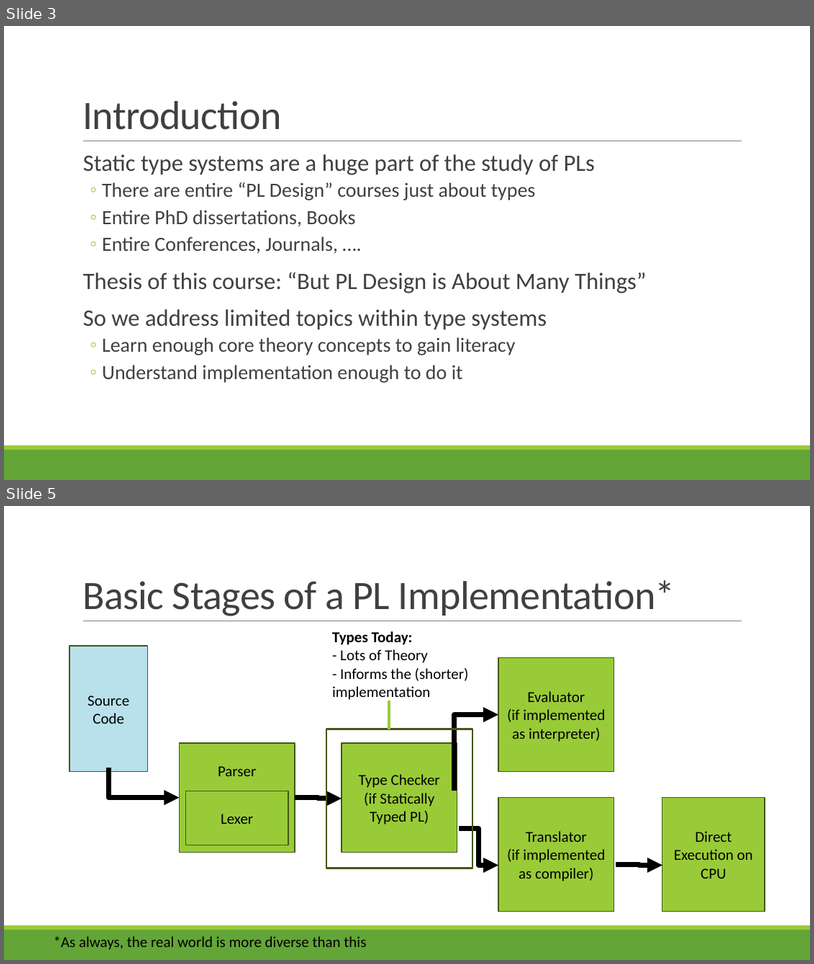
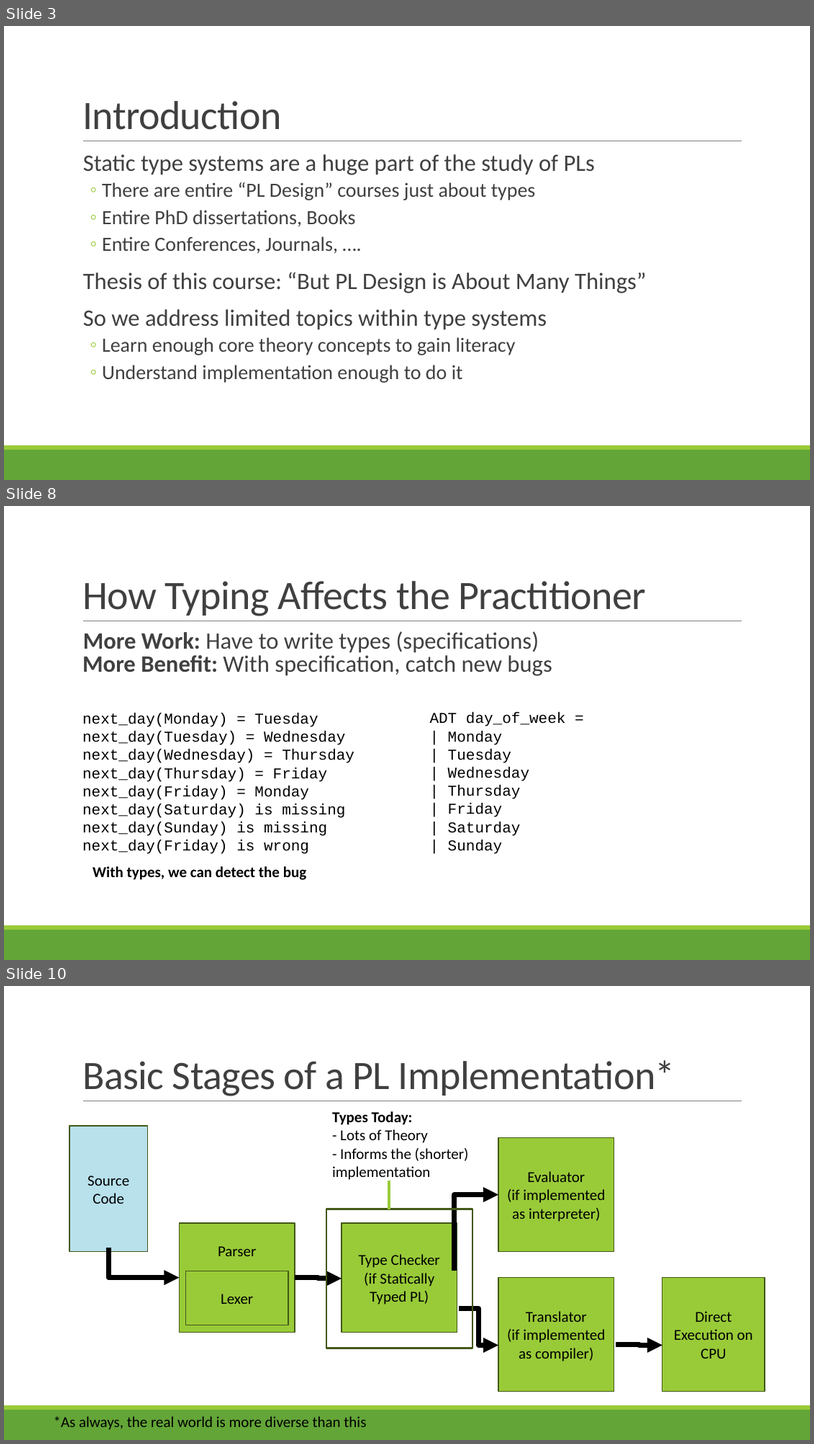
Before and after one commit to rbohrer/pl-course, a slide deck: LectureSlides/07Types.pptx. Shown one above the other, each under a label of ours: slides 3 and 5 before the commit, slides 3, 8 and 10 after it; the slides between them are not shown. The pictures are 814x964 and 814x1444 pixels, drawn with LibreOffice and Linux fonts; fonts in the diff are those of the drawing. Boxes give left, top, right and bottom in pixels: in the first picture for what was removed or moved away, otherwise in the second. Text is boxed around its words. In the diff, an @@ line names an element or a change of style, - is before the commit and + after.

```diff
--- a/LectureSlides/07Types.pptx
+++ b/LectureSlides/07Types.pptx
@@ slide 8 added at bbox=[4, 506, 810, 960], background #FFFFFF; not listed: 3 template elements that a slide beside it also shows @@
@@ title added at bbox=[82, 581, 646, 616], 48 pt, text #404040 @@
+How Typing Affects the Practitioner
@@ text added at bbox=[82, 631, 552, 676], 28 pt, text #404040 @@
+  More Work: Have to write types (specifications)
+  More Benefit: With specification, catch new bugs
@@ text added at bbox=[82, 713, 355, 854], 18 pt, text #000000 @@
+next_day(Monday) = Tuesday next_day(Tuesday) = Wednesday next_day(Wednesday) = Thursday next_day(Thursday) = Friday next_day(Friday) = Monday
+next_day(Saturday) is missing
+next_day(Sunday) is missing
+next_day(Friday) is wrong
@@ text added at bbox=[430, 712, 566, 854], 18 pt, text #000000 @@
+ADT day_of_week =
+| Monday
+| Tuesday
+| Wednesday
+| Thursday
+| Friday
+| Saturday
+| Sunday
@@ text added at bbox=[93, 866, 306, 880], 18 pt, text #000000, bold @@
+With types, we can detect the bug
@@ what was slide 5 is now slide 10 @@
```
Also in this commit, not shown: 6 other slides added, 1 slide removed.
